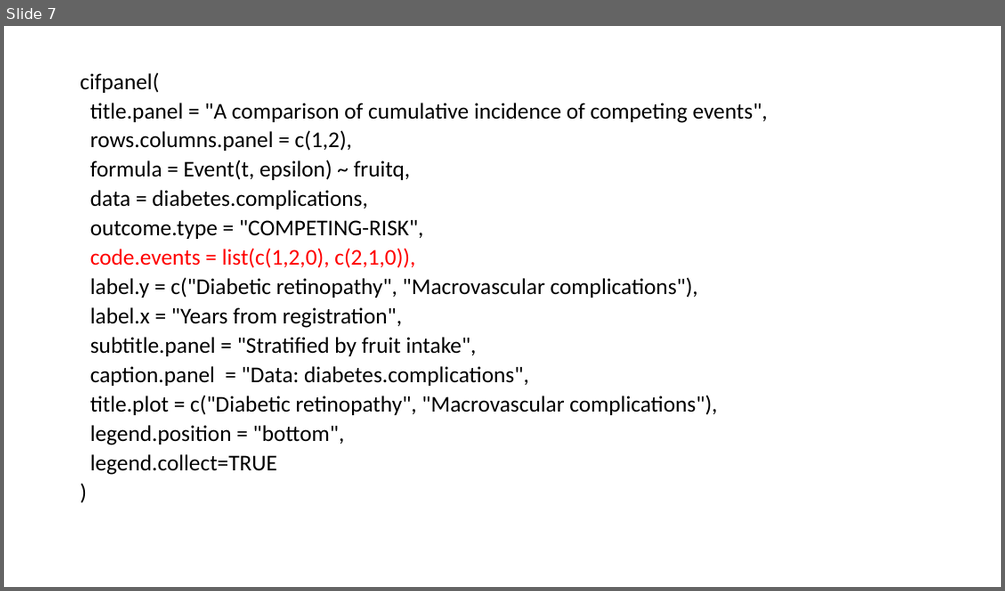
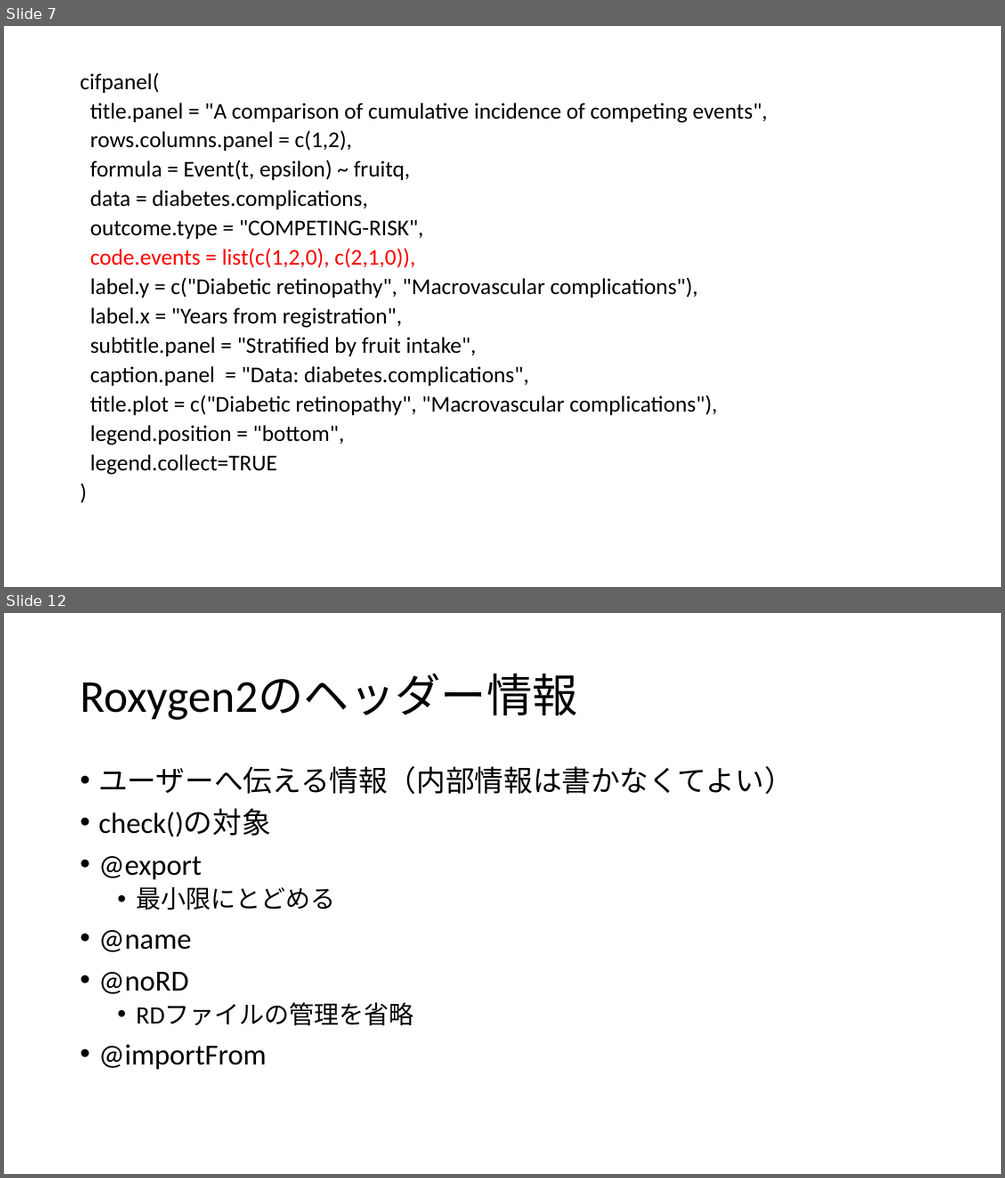
Before and after one commit to gestimation/cifmodeling, a slide deck: 20251027polyreg（田中）.pptx. Shown one above the other, each under a label of ours: slide 7 before the commit, slides 7 and 12 after it; the slides between them are not shown. The pictures are 1005x591 and 1005x1178 pixels, drawn with LibreOffice and Linux fonts; fonts in the diff are those of the drawing. Boxes give left, top, right and bottom in pixels: in the first picture for what was removed or moved away, otherwise in the second. Text is boxed around its words. In the diff, an @@ line names an element or a change of style, - is before the commit and + after.

```diff
--- a/20251027polyreg（田中）.pptx
+++ b/20251027polyreg（田中）.pptx
@@ slide 12 added at bbox=[4, 613, 1001, 1174], background #FFFFFF @@
@@ title added at bbox=[80, 674, 577, 720], 44 pt, text #000000 @@
+Roxygen2のヘッダー情報
@@ text added at bbox=[98, 766, 793, 1070], 28 pt, text #000000 @@
+• ユーザーへ伝える情報（内部情報は書かなくてよい）
+• check()の対象
+• @export
+  • 最小限にとどめる
+• @name
+• @noRD
+  • RDファイルの管理を省略
+• @importFrom
```
Also in this commit, not shown: 1 slide changed, 3 other slides added, 5 other files.
